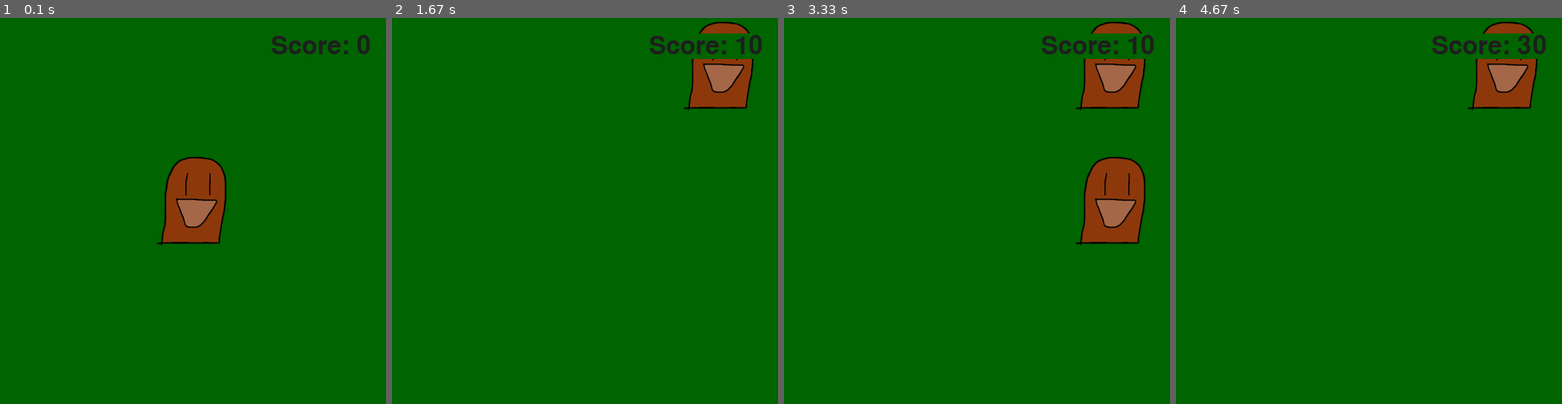
Above: before the commit, frames 1-4 (left to right).
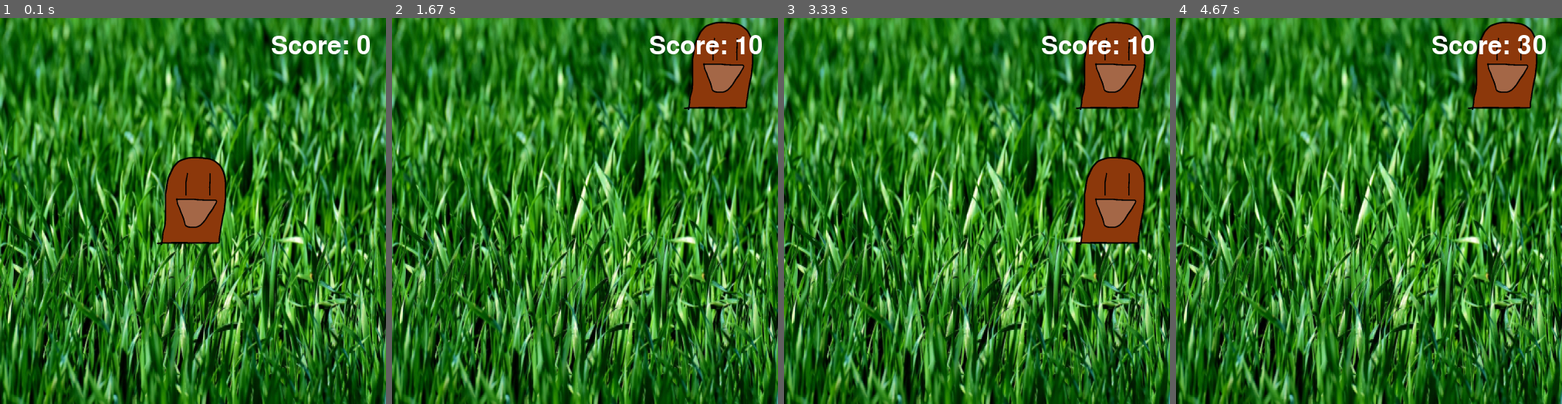
Above: after the commit, the same moments.

Repository: normyp/WhackPygame
Game: pygame game, started from whack!.py
Same seed, same stepped clock (60 frames per second), same inputs: the game is played once before the commit and once after it.
Inputs (mouse positions are in pixels of both pictures, inside the frame that each line leads up to):
- Up to frame 1 (0.1 s): no input
- Up to frame 2 (1.67 s): click (585, 211) at 0.38 s
- Up to frame 3 (3.33 s): no input
- Up to frame 4 (4.67 s): click (1504, 199) at 3.72 s; click (1233, 199) at 4.05 s

The runs differ from the first frame. In frame 1, 76% of the frame differs, in the area x 0-100%, y 0-100%; in frame 2, 77%; in frame 3, 74%; in frame 4, 77%.

Commit message:
Created background, and changed alpha settings for score and moles

Diff:
--- a/mole.py
+++ b/mole.py
@@ -22,5 +22,5 @@
         return self.alive
 
     def clear(self):
-        self.image.fill((0, 100, 0))
+        self.image.fill((0, 0, 0, 0))
         self.alive = False
--- a/scoreboard.py
+++ b/scoreboard.py
@@ -10,7 +10,7 @@
         self.stats = w_game.stats
         self.settings = w_game.settings
 
-        self.text_colour = (30, 30, 30)
+        self.text_colour = (255, 255, 255)
         self.font = pygame.font.SysFont(None, 48)
 
         self.prep_score()
@@ -20,7 +20,7 @@
         rounded_score = round(self.stats.score, -1)
         score_str = "Score: {:,}".format(rounded_score)
         self.score_image = self.font.render(score_str, True,
-                                            self.text_colour, self.settings.bg_color)
+                                            self.text_colour, None)
         #Display the score at the top right of the screen.
         self.score_rect = self.score_image.get_rect()
         self.score_rect.right = self.screen_rect.right - 20
--- a/whack!.py
+++ b/whack!.py
@@ -24,6 +24,9 @@
 
         self.screen = pygame.display.set_mode((self.settings.screen_width, self.settings.screen_height))
 
+        self.image = pygame.image.load("images/grass.png")
+        self.rect = self.image.get_rect()
+
         self.sb = Scoreboard(self)
         self.moles = [Mole(self) for i in range(9)]
         x_values = [25, 200, 375]
@@ -45,8 +48,11 @@
         for mole in self.moles:
             mole.blitme()
 
+    def blitme(self):
+        self.screen.blit(self.image, self.rect)
+
     def _update_screen(self):
-        self.screen.fill(self.settings.bg_color)
+        self.blitme()
         self.print_moles()
 
         self.sb.show_score()
@@ -58,7 +64,6 @@
         for mole in self.moles:
             mole_clicked = mole.rect.collidepoint(mouse_pos)
             if mole_clicked:
-
                 if mole.is_alive() == True:
                     # Increase score once and then clear the mole
                     self.stats.score += self.settings.mole_points
Binary file added: images/grass.png
